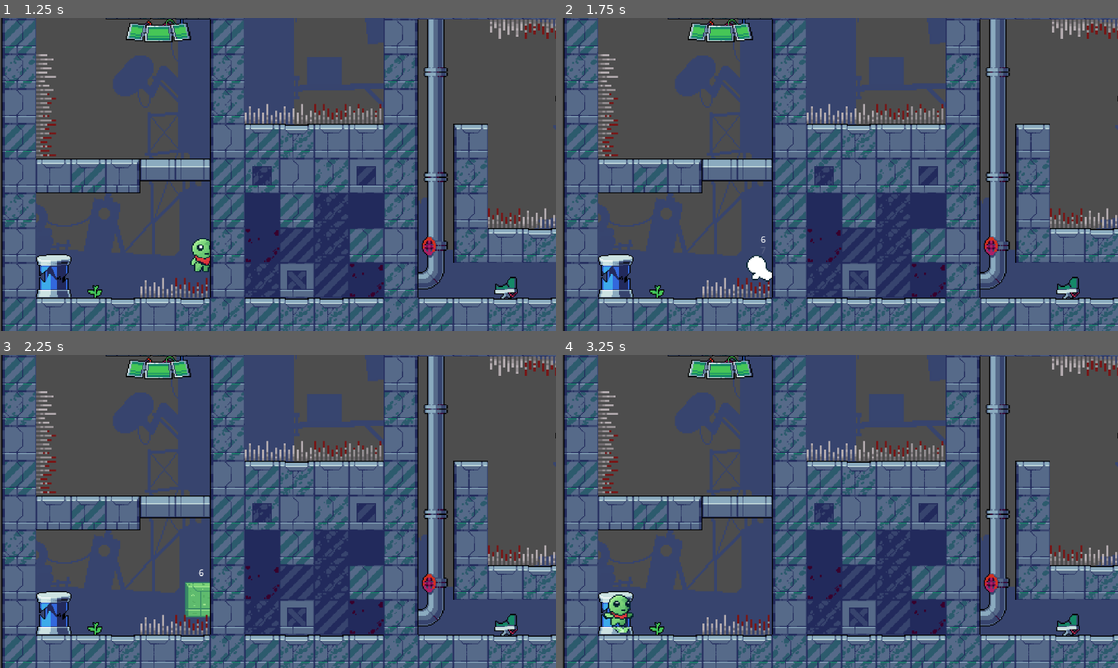
Above: before the commit, frames 1-4 (two rows, left to right).
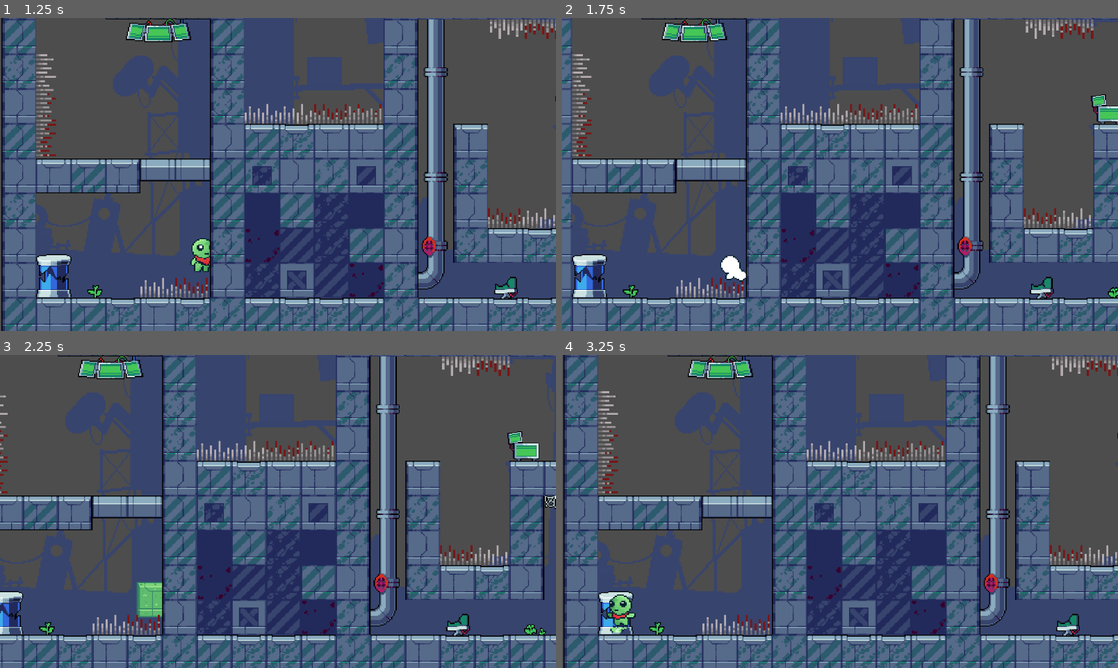
Above: after the commit, the same moments.

Repository: Jeric-Tan/Sliggy
Game: Godot game, scene res://levels/level_3.tscn
Two runs of this game, one before a commit and one after it. Both use one fixed random seed, a clock stepped at 60 frames per second and the inputs below. This scene is started directly instead of the project's main scene.
Inputs (mouse positions are in pixels of both pictures, inside the frame that each line leads up to):
- Up to frame 1 (1.25 s): move the mouse to (250, 237) at 0.52 s; hold Right (right) from 0.53 s (still down); tap C (clear) at 0.6 s; tap Up (jump) at 0.77 s
- Up to frame 2 (1.75 s): keep holding Right (right); move the mouse to (1006, 221) at 1.27 s; tap C (clear) at 1.35 s; tap Up (jump) at 1.52 s
- Up to frame 3 (2.25 s): move the mouse to (111, 464) at 2.02 s; release Right (right) at 2.03 s; hold Left (left) from 2.03 s (still down); tap C (clear) at 2.1 s
- Up to frame 4 (3.25 s): keep holding Left (left); tap Enter at 2.75 s; move the mouse to (867, 511) at 2.77 s; tap C (clear) at 2.85 s; tap Up (jump) at 3.02 s

Frame 1 is identical in both runs. In frame 2, 53% of the frame differs, in the area x 0-100%, y 0-100%; in frame 3, 58%; in frame 4, 0.4%.

Commit message:
running sound done

Diff:
--- a/scenes/player.tscn
+++ b/scenes/player.tscn
@@ -332,7 +332,7 @@
 sprite_frames = SubResource("SpriteFrames_loumv")
 animation = &"running"
 autoplay = "idle"
-frame_progress = 0.534015
+frame_progress = 0.606593
 
 [node name="CollisionShape2D" type="CollisionShape2D" parent="."]
 position = Vector2(1.42933, -1.30611)
--- a/scripts/player.gd
+++ b/scripts/player.gd
@@ -7,6 +7,7 @@
 const JUMP_EXTEND_DELTA = 0.15
 const COYOTE_TIME = 8
 const PUSH = 200
+const RUNNING_AUDIO_STOP_DELAY = 0.3
 
 @onready var collision_shape_2d = $CollisionShape2D
 @onready var animated_sprite_2d = $AnimatedSprite2D
@@ -22,17 +23,14 @@
 var is_left = false
 var jump_extend_counter = 0
 var coyote_counter : int = 0
-var is_dead = false
-var is_respawning = false
 var should_show_after_death = false
-var spawning = false
-var pushing = false
 @export var total_lives: int
 var lives: int
 @export var show_vat_spawn: bool = false
 @export var limited_lives: bool = true
-enum state {idle, running, falling, dead}
+enum state {idle, running, falling, dead, respawning, spawning, pushing}
 var curr_state = state.idle
+var running_audio_stop_counter = 0
 
 func jump(delta):
 	var jump_audio = [jump_audio_1, jump_audio_2].pick_random()
@@ -45,14 +43,14 @@
 
 func _ready():
 	if show_vat_spawn:
-		spawning = true
+		curr_state = state.spawning
 		animated_sprite_2d.play("spawn")
 		await animated_sprite_2d.animation_finished
-		spawning = false
+		curr_state = state.idle
 	lives = total_lives
 
 func _process(_delta):
-	if spawning:
+	if curr_state == state.spawning:
 		return
 	#emit_signal("player_pos_signal", position)
 	if Input.is_action_just_pressed("clear"):
@@ -61,23 +59,24 @@
 		respawn()
 
 func _physics_process(delta):
-	var cannot_move = is_dead or is_respawning
-	if not is_respawning:
+	var cannot_move = curr_state in [state.dead, state.respawning]
+
+	if curr_state != state.respawning:
 		should_show_after_death = false
-	if spawning:
+	if curr_state == state.spawning:
 		animated_sprite_2d.show()
 		collision_shape_2d.disabled = false
 		animated_sprite_2d.play("spawn")
 		return
 	#animations
 	if get_real_velocity().x != 0 and is_on_floor():
-		if pushing:
+		if curr_state == state.pushing:
 			animated_sprite_2d.play("push")
 		else:
-			running_audio.play()
+			curr_state = state.running
 			animated_sprite_2d.play("running")
 	#delay enabling collision to the second frame so it doesn't clip the spawned block
-	elif is_respawning:
+	elif curr_state == state.respawning:
 		if should_show_after_death:
 			animated_sprite_2d.show()
 			should_show_after_death = false
@@ -87,6 +86,7 @@
 		animated_sprite_2d.play("respawn")
 		return
 	elif is_on_floor():
+		curr_state = state.idle
 		animated_sprite_2d.play("idle")
 	if not is_on_floor() and not cannot_move and Input.is_action_just_pressed("jump") and coyote_counter > 0:
 		jump(delta)
@@ -98,6 +98,7 @@
 		if not cannot_move and Input.is_action_just_pressed("jump"):
 			jump(delta)
 	else:
+		curr_state = state.falling
 		animated_sprite_2d.play("falling")
 		# Coyote Time
 		if coyote_counter > 0:
@@ -108,7 +109,7 @@
 		else:
 			jump_extend_counter = 0
 			# Add the gravity.
-			if not is_dead:
+			if curr_state != state.dead:
 				velocity.y += gravity * delta
 				animated_sprite_2d.play("falling")
 
@@ -128,7 +129,19 @@
 
 	animated_sprite_2d.flip_h = is_left
 
-	pushing = false
+	#sounds
+	#print(curr_state)
+	if curr_state == state.running:
+		if not running_audio.playing:
+			running_audio_stop_counter = 0
+			running_audio.play()
+	else:
+		if running_audio.playing:
+			running_audio_stop_counter += delta
+			if running_audio_stop_counter > RUNNING_AUDIO_STOP_DELAY:
+				running_audio.stop()
+
+	#pushing = false
 	for i in get_slide_collision_count():
 		var collision = get_slide_collision(i)
 		if collision:
@@ -145,7 +158,7 @@
 				#print(normal)
 				#if normal.x < 1: return
 				#var force = -normal * PUSH
-				pushing = true
+				curr_state = state.pushing
 				animated_sprite_2d.play("push")
 				#collider.apply_central_impulse(force)
 				#collider.apply_central_force(force)
@@ -154,12 +167,12 @@
 	velocity = Vector2(0,0)
 
 func die():
-	if is_dead: return
+	if curr_state == state.dead: return
 	#collision_shape_2d.set_deferred("disabled",true)
 	lives -= 1
 	collision_shape_2d.disabled = true
 	stop_moving()
-	is_dead = true
+	curr_state = state.dead
 	animated_sprite_2d.hide()
 	if limited_lives:
 		lives_indicator.play(lives)
@@ -170,19 +183,16 @@
 	stop_moving()
 	position = spawnpoint.position
 	#collision_shape_2d.disabled = false
-	is_dead = false
 	if lives == 0 and limited_lives:
 		lives = total_lives
 		clear()
-		spawning = true
+		curr_state = state.spawning
 	else:
-		is_respawning = true
+		curr_state = state.respawning
 
 func _on_respawn_pressed():
 	respawn()
 
 func _on_animated_sprite_2d_animation_finished():
-	if spawning:
-		spawning = false
-	if is_respawning:
-		is_respawning = false
+	if curr_state in [state.spawning, state.respawning]:
+		curr_state = state.idle
